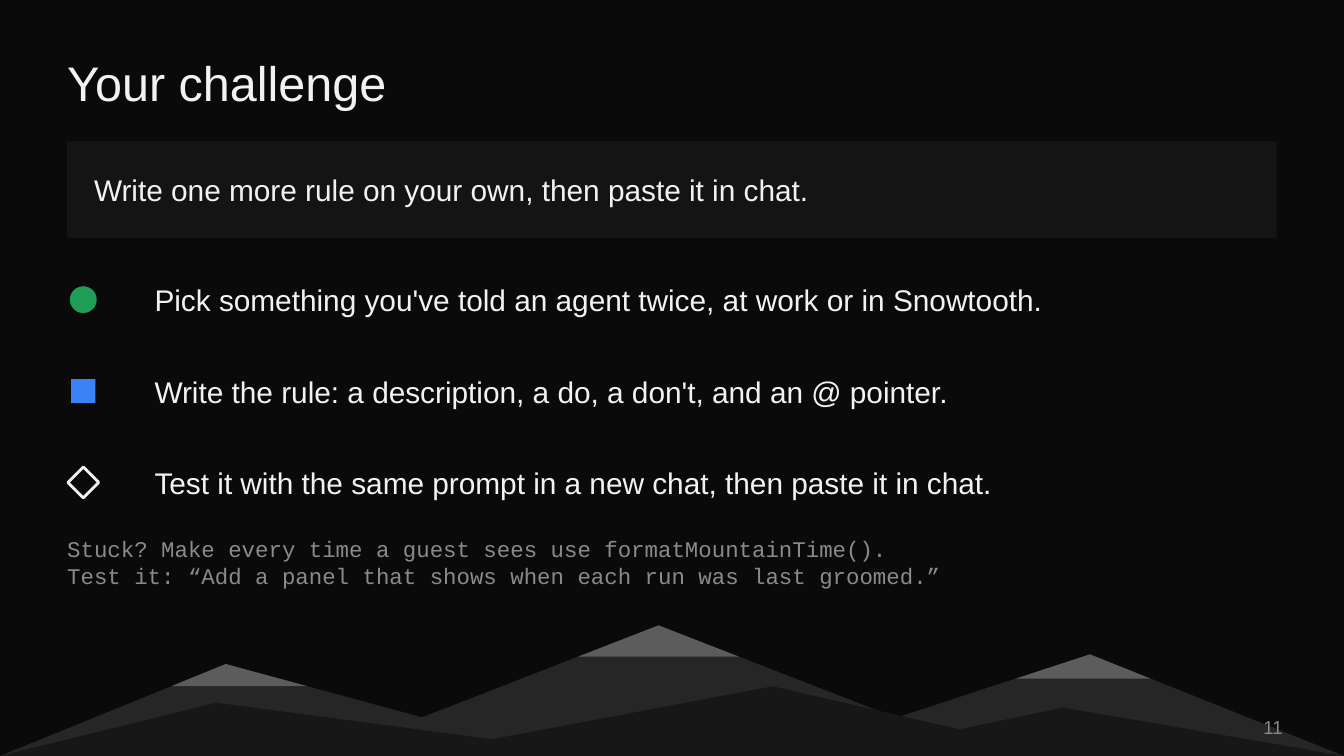
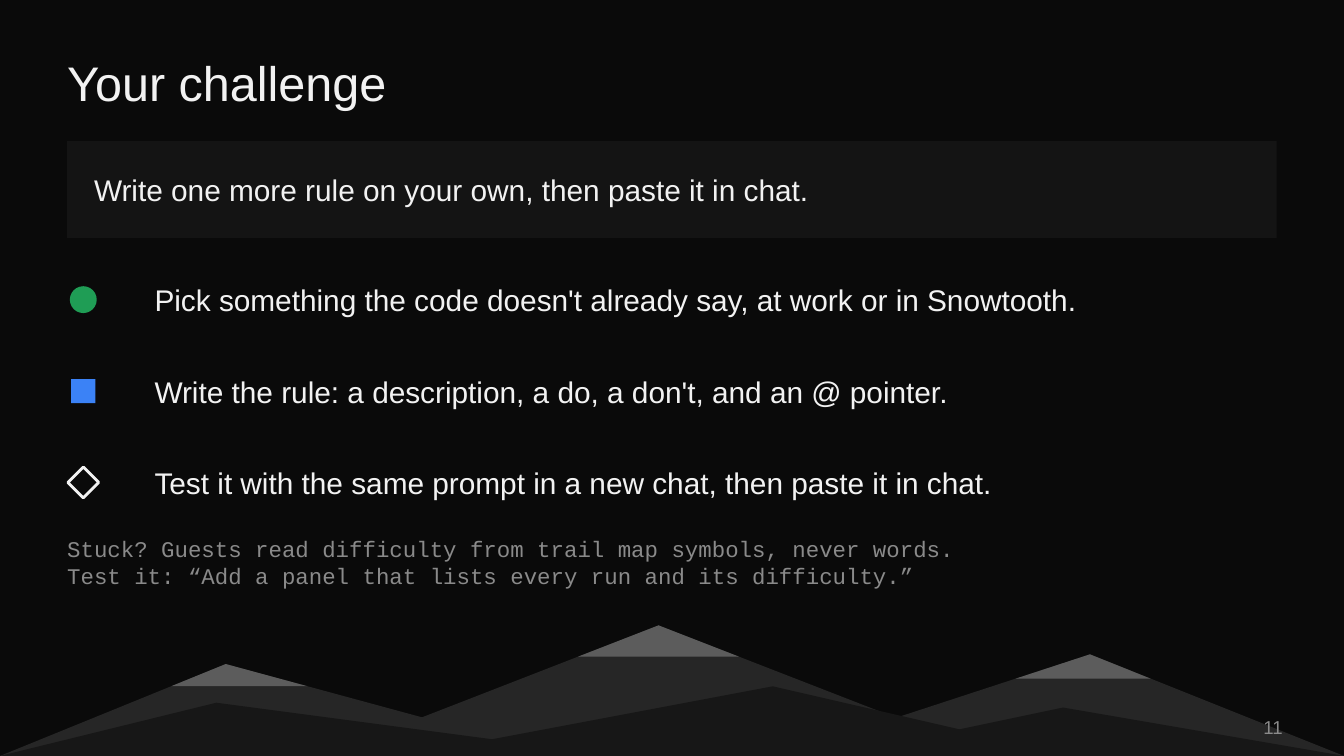
Before and after one commit to eveporcello/snowtooth-rules-teacher-guide, a slide deck: slide 11 of snowtooth-rules.pptx. Drawn at 1344x756 pixels with LibreOffice and Linux fonts; fonts in the diff are those of the drawing. Boxes give left, top, right and bottom in pixels: in the first picture for what was removed or moved away, otherwise in the second. Text is boxed around its words. In the diff, an @@ line names an element or a change of style, - is before the commit and + after.

```diff
--- a/snowtooth-rules.pptx
+++ b/snowtooth-rules.pptx
@@ text at bbox=[155, 289, 1076, 317]: text changed @@
-Pick something you've told an agent twice, at work or in Snowtooth.
+Pick something the code doesn't already say, at work or in Snowtooth.
@@ text at bbox=[67, 541, 954, 589]: text changed @@
-Stuck? Make every time a guest sees use formatMountainTime().
-Test it: “Add a panel that shows when each run was last groomed.”
+Stuck? Guests read difficulty from trail map symbols, never words.
+Test it: “Add a panel that lists every run and its difficulty.”
```
Also in this commit, not shown: 8 other slides changed, 4 other files.
